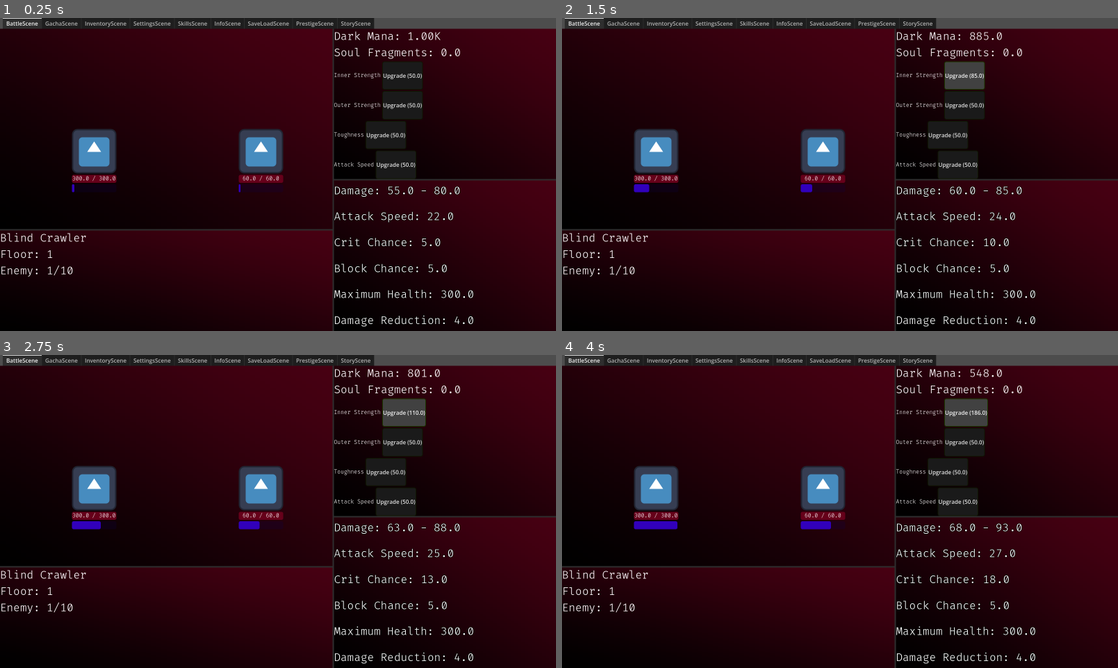
Above: before the commit, frames 1-4 (two rows, left to right).
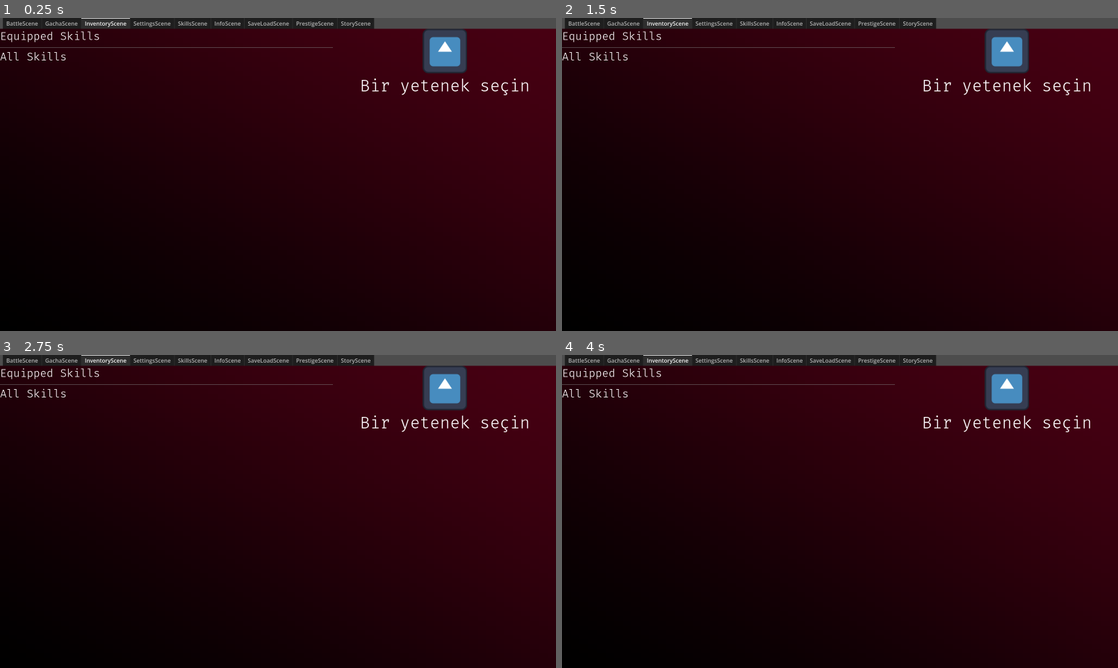
Above: after the commit, the same moments.

Repository: KeremArdaK/idling_to_cultivate
Game: Godot game, scene res://Scenes/master_scene.tscn
The game is run twice, just before and just after one commit, with the same random seed, the same clock (stepped at 60 frames per second) and the same inputs. The engine's default icon, where the game draws it, is replaced by a stand-in: a white triangle on a blue panel in a dark square.
Inputs (mouse positions are in pixels of both pictures, inside the frame that each line leads up to):
- Up to frame 1 (0.25 s): no input
- Up to frame 2 (1.5 s): click (962, 74) at 0.5 s, where only the run before the commit has a clickable "Upgrade (50.0)"; click (962, 74) at 1.25 s, where only the run before the commit has a clickable "Upgrade (65.0)"
- Up to frame 3 (2.75 s): click (400, 411) at 2 s, where only the run before the commit has a clickable "Upgrade (85.0)"
- Up to frame 4 (4 s): click (967, 411) at 2.75 s, where only the run before the commit has a clickable "Upgrade (110.0)"; click (967, 411) at 3.5 s, where only the run before the commit has a clickable "Upgrade (143.0)"

The runs differ from the first frame. In frame 1, 24% of the frame differs, in the area x 0-100%, y 0-100%; in frame 2, 24%; in frame 3, 24%; in frame 4, 24%.

Commit message:
Add projected stat preview and FIFO equip
Introduce a Globals.get_projected_stats(new_skill) function to simulate resulting inner/outer/bamt stats when a PassiveSkill is equipped (applies dark mana upgrades and skill multipliers; simulates slot overflow). Update inventory logic to use FIFO when equip slots are full (pop_front the oldest skill), then append the new skill, recalc combat stats and refresh UI. Add before/after stat display in the inventory right panel (SkillLblStats) to show projected Inner STR change when previewing unequipped skills. Adjust master scene to make the Inventory tab visible/active and add the new SkillLblStats node.

Diff:
--- a/Globals/globals.gd
+++ b/Globals/globals.gd
@@ -103,3 +103,37 @@
 
 	# virgülden sonra iki basamak gösterir (Örn: 1.25M veya 34.50T)
 	return "%.2f%s" % [temp_value, suffixes[index]]
+
+# Bu fonksiyon, parametre olarak verilen yetenek kuşanılırsa statların ne olacağını tahmin eder.
+func get_projected_stats(new_skill: PassiveSkill) -> Dictionary:
+	# 1. Temel statları geçici değişkenlere al (Dark mana yükseltmeleri dahil)
+	var p_inner = base_inner_str + (dark_mana_upgrades["base_inner_str"] * 5.0)
+	var p_outer = base_outer_str + (dark_mana_upgrades["base_outer_str"] * 5.0)
+	var p_bamt = base_bamt + (dark_mana_upgrades["base_bamt"] * 5.0)
+
+	# 2. Çantanın sahte bir kopyasını oluştur
+	var sim_skills = player_inv.equipped_skills.duplicate()
+
+	# Eğer bu yetenek zaten kuşanılmışsa statlar değişmez, aynısını döndür
+	if sim_skills.has(new_skill):
+		return {"inner_str": inner_str, "outer_str": outer_str, "bamt": bamt}
+
+	# Eğer slotlar doluysa, gerçeğinde olduğu gibi ilk yeteneği simülasyondan çıkar
+	if sim_skills.size() >= player_inv.max_equip_slots:
+		sim_skills.pop_front()
+
+	# Yeni yeteneği simülasyona ekle
+	sim_skills.append(new_skill)
+
+	# 3. Yeni komboya göre çarpanları uygula
+	for skill in sim_skills:
+		p_inner *= skill.inner_strength_mult
+		p_outer *= skill.outer_strength_mult
+		p_bamt *= skill.toughness_mult
+
+	# 4. Sonuçları bir Sözlük (Dictionary) olarak raporla
+	return {
+		"inner_str": p_inner,
+		"outer_str": p_outer,
+		"bamt": p_bamt
+	}
--- a/Scenes/inventory_scene.gd
+++ b/Scenes/inventory_scene.gd
@@ -54,16 +54,19 @@
 
 func _on_btn_equip_pressed():
 	if selected_skill and not Globals.player_inv.equipped_skills.has(selected_skill):
-		if Globals.player_inv.equipped_skills.size() < Globals.player_inv.max_equip_slots:
-			Globals.player_inv.equipped_skills.append(selected_skill)
 
-			Globals.calculate_combat_stats()
+		# EĞER SLOTLAR DOLUYSA, İLK KUŞANILAN YETENEĞİ ÇIKAR (FIFO Mantığı)
+		if Globals.player_inv.equipped_skills.size() >= Globals.player_inv.max_equip_slots:
+			var removed_skill = Globals.player_inv.equipped_skills.pop_front()
+			print("Slot doluydu, çıkarılan yetenek: ", removed_skill.skill_name)
 
-			refresh_inventory_ui()
+		# YENİ YETENEĞİ EKLE VE GÜCÜ HESAPLA
+		Globals.player_inv.equipped_skills.append(selected_skill)
+		Globals.calculate_combat_stats()
+		refresh_inventory_ui()
 
-			_on_skill_btn_pressed(selected_skill) # Sağ paneli yenile
-		else:
-			print("Slotların Dolu! Önce birini çıkar.")
+		# Paneli yeni duruma göre güncelle
+		_on_skill_btn_pressed(selected_skill)
 func _on_btn_unequip_pressed():
 	if selected_skill and Globals.player_inv.equipped_skills.has(selected_skill):
 		Globals.player_inv.equipped_skills.erase(selected_skill)
@@ -82,6 +85,29 @@
 	var rarity_texts = ["COMMON","RARE","EPIC","LEGENDARY"]
 	skill_rarity.text = rarity_texts[skill.rarity]
 
+	# ---- BEFORE / AFTER STAT HESAPLAMASI ----
+	if not Globals.player_inv.equipped_skills.has(skill):
+		var proj = Globals.get_projected_stats(skill)
+
+		# Değişim miktarını hesapla
+		var inner_diff = proj["inner_str"] - Globals.inner_str
+
+		# Farkın pozitif/negatif olmasına göre renk/işaret ayarlayabilirsin
+		var sign_str = "+" if inner_diff >= 0 else ""
+
+		# Arayüzdeki (varsayımsal) stat etiketine yazdır
+		# Arayüzde $Control/HBoxContainer/RightPanel_40/SkillLblStats adında bir Label olmalı!
+		$Control/HBoxContainer/RightPanel_40/SkillLblStats.text = "Inner STR: %s -> %s (%s%s)" % [
+			Globals.format_number(Globals.inner_str),
+			Globals.format_number(proj["inner_str"]),
+			sign_str,
+			Globals.format_number(inner_diff)
+		]
+	else:
+		# Zaten kuşanılmışsa projeksiyon yapma
+		$Control/HBoxContainer/RightPanel_40/SkillLblStats.text = "Şu Anki Inner STR: " + Globals.format_number(Globals.inner_str)
+	# -----------------------------------------
+
 	if Globals.player_inv.equipped_skills.has(skill):
 		btn_equip.visible = false
 		btn_unequip.visible = true
--- a/Scenes/master_scene.tscn
+++ b/Scenes/master_scene.tscn
@@ -35,9 +35,10 @@
 anchor_bottom = 1.0
 grow_horizontal = 2
 grow_vertical = 2
-current_tab = 0
+current_tab = 2
 
 [node name="BattleScene" parent="TabContainer" unique_id=1601488368 instance=ExtResource("1_hytem")]
+visible = false
 layout_mode = 2
 metadata/_tab_index = 0
 
@@ -137,6 +138,7 @@
 text = ""
 
 [node name="InventoryScene" parent="TabContainer" unique_id=2104135749 instance=ExtResource("5_j1osf")]
+visible = true
 layout_mode = 2
 metadata/_tab_index = 2
 
@@ -148,11 +150,14 @@
 grow_horizontal = 2
 grow_vertical = 2
 
-[node name="Btn_Equip" parent="TabContainer/InventoryScene/Control/HBoxContainer/RightPanel_40" parent_id_path=PackedInt32Array(2104135749, 976169937) index="4" unique_id=920074620]
+[node name="SkillLblStats" type="Label" parent="TabContainer/InventoryScene/Control/HBoxContainer/RightPanel_40" parent_id_path=PackedInt32Array(2104135749, 976169937) index="4" unique_id=2083417276]
+layout_mode = 2
+
+[node name="Btn_Equip" parent="TabContainer/InventoryScene/Control/HBoxContainer/RightPanel_40" parent_id_path=PackedInt32Array(2104135749, 976169937) index="5" unique_id=920074620]
 custom_minimum_size = Vector2(0, 50)
 size_flags_stretch_ratio = 1.5
 
-[node name="Btn_Unequip" parent="TabContainer/InventoryScene/Control/HBoxContainer/RightPanel_40" parent_id_path=PackedInt32Array(2104135749, 976169937) index="5" unique_id=352563541]
+[node name="Btn_Unequip" parent="TabContainer/InventoryScene/Control/HBoxContainer/RightPanel_40" parent_id_path=PackedInt32Array(2104135749, 976169937) index="6" unique_id=352563541]
 custom_minimum_size = Vector2(0, 50)
 
 [node name="SettingsScene" type="Control" parent="TabContainer" unique_id=1998132190]
